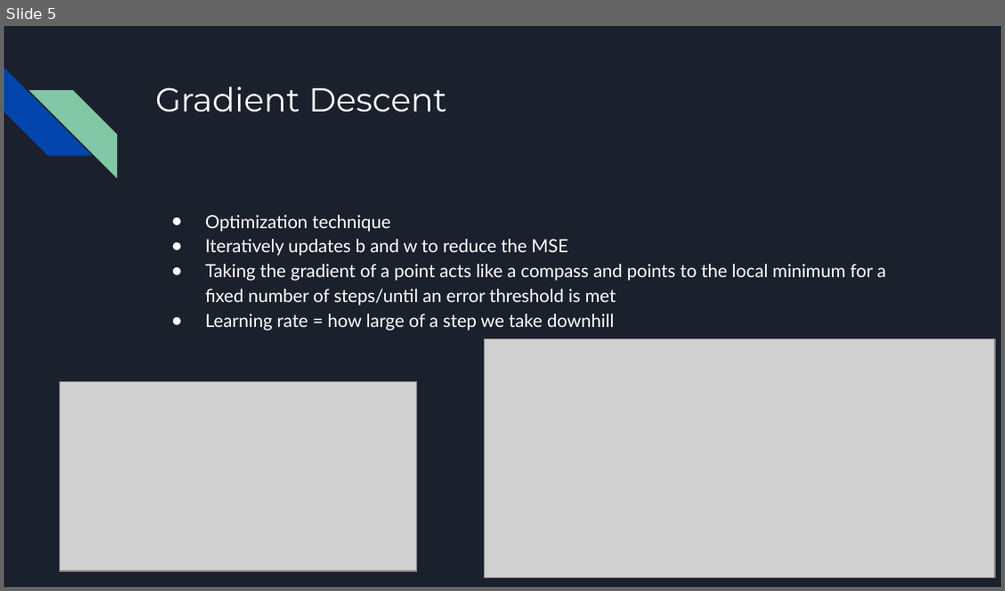
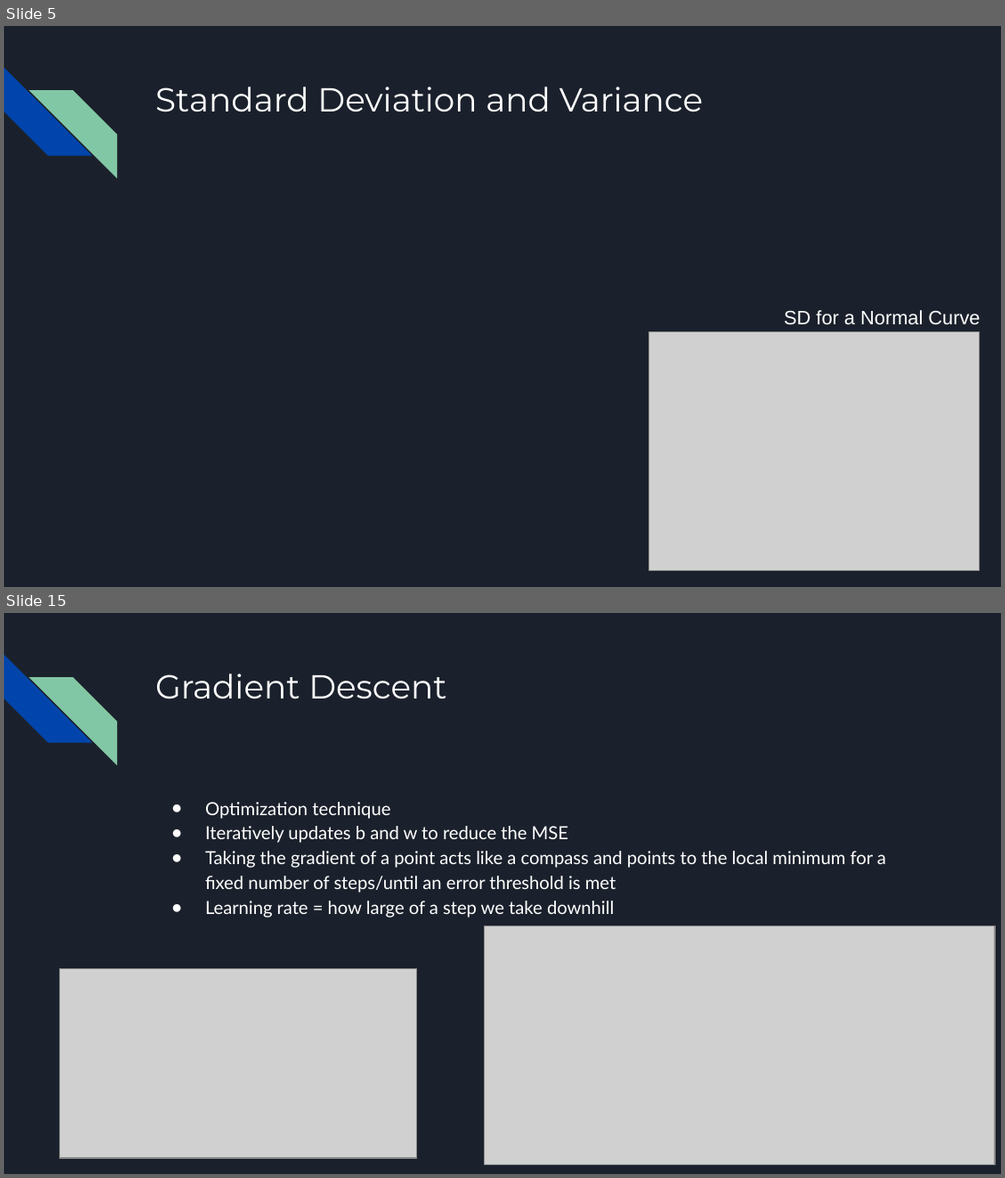
Before and after one commit to ADSA-UIUC/advanced-workshops, a slide deck: 03_linear_regression/Supervised Learning.pptx. Shown one above the other, each under a label of ours: slide 5 before the commit, slides 5 and 15 after it; the slides between them are not shown. The pictures are 1005x591 and 1005x1178 pixels, drawn with LibreOffice and Linux fonts; fonts in the diff are those of the drawing; grey boxes stand for pictures. Boxes give left, top, right and bottom in pixels: in the first picture for what was removed or moved away, otherwise in the second. Text is boxed around its words. In the diff, an @@ line names an element or a change of style, - is before the commit and + after.

```diff
--- a/03_linear_regression/Supervised Learning.pptx
+++ b/03_linear_regression/Supervised Learning.pptx
@@ slide 5 added at (4, 26, 1001, 587), background #1B212C; not listed: 2 template elements that a slide beside it also shows @@
@@ title added at (155, 87, 703, 112), 24 pt, text #FFFFFF @@
+Standard Deviation and Variance
@@ text added at (784, 310, 979, 325), 14 pt, text #FFFFFF @@
+SD for a Normal Curve
@@ picture added at (648, 331, 978, 569) @@
@@ what was slide 5 is now slide 15 @@
```
Also in this commit, not shown: 2 slides changed, 11 other slides added, 2 slides removed.
